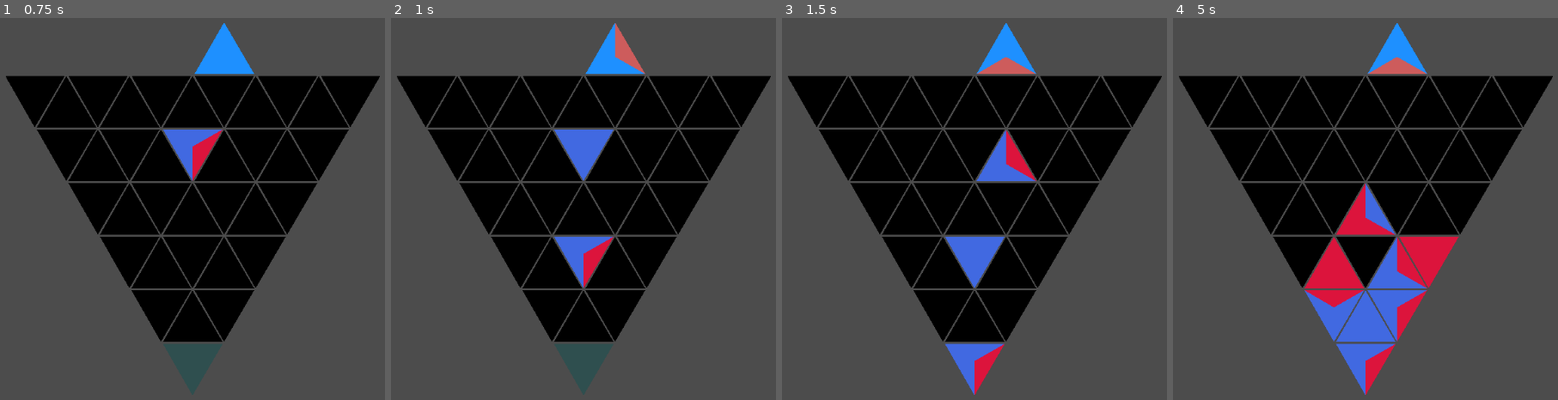
Above: before the commit, frames 1-4 (left to right).
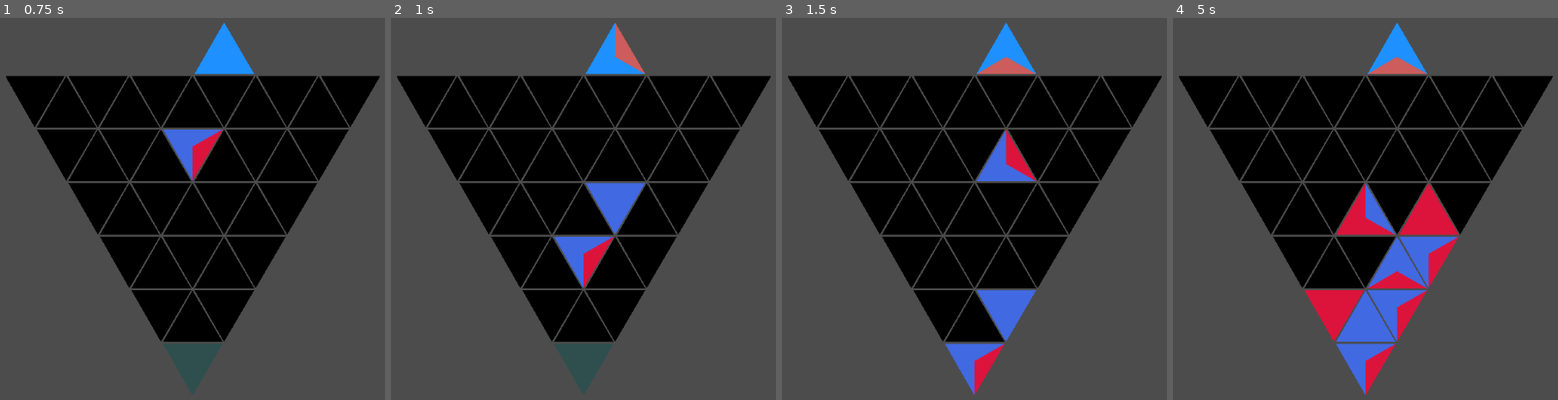
Above: after the commit, the same moments.

Repository: BoatsandJoes/tri-twist
Game: Godot game, scene res://scenes/Main.tscn
Same seed, same stepped clock (60 frames per second), same inputs: the game is played once before the commit and once after it.
Inputs (mouse positions are in pixels of both pictures, inside the frame that each line leads up to):
- Up to frame 1 (0.75 s): tap Enter (ui_accept) at 0.5 s; move the mouse to (161, 342) at 0.52 s; hold Right (ui_right) from 0.53 s (still down); click (161, 342) at 0.67 s
- Up to frame 2 (1 s): keep holding Right (ui_right); tap Enter (ui_accept) at 0.77 s
- Up to frame 3 (1.5 s): move the mouse to (912, 289) at 1.27 s; release Right (ui_right) at 1.28 s; hold Down (ui_down) from 1.28 s (still down); click (912, 289) at 1.42 s
- Up to frame 4 (5 s): tap Enter (ui_accept) at 1.52, 3.02, 3.77, 4.52 s; move the mouse to (1334, 342) at 2.02 s; release Down (ui_down) at 2.03 s; hold Right (ui_right) 2.03-2.78 s; click (1334, 342) at 2.17 s; move the mouse to (1369, 289) at 2.77 s; hold Up (ui_up) 2.78-3.53 s; click (1369, 289) at 2.92 s; move the mouse to (1273, 235) at 3.52 s; hold Left (ui_left) from 3.53 s (still down); click (1273, 235) at 3.67 s; move the mouse to (1303, 289) at 4.27 s; click (1303, 289) at 4.42 s

Frame 1 is identical in both runs. In frame 2, 2.1% of the frame differs, in the area x 42-67%, y 29-57%; in frame 3, 2.2%; in frame 4, 4.3%, in the area x 34-75%, y 43-85%.

Commit message:
Balancing pieces.

Diff:
--- a/scenes/GameGrid.gd
+++ b/scenes/GameGrid.gd
@@ -85,6 +85,12 @@
 func get_move(rowIndex: int, columnIndex: int, direction: int) -> Array:
 	var neighbor = get_neighbor(rowIndex, columnIndex, direction)
 	if neighbor != null && !neighbor.is_empty() && !neighbor.is_marked_for_clear():
+		if (direction == grid[0][0].Direction.LEFT || direction == grid[0][0].Direction.RIGHT):
+			# check to see if neighbor is balancing on a point
+			var neighborsNeighbor = get_neighbor(neighbor.rowIndex, neighbor.columnIndex, direction)
+			if neighborsNeighbor != null && neighborsNeighbor.is_empty():
+				# neighbor is balancing: leave it there
+				return []
 		# return move instructions
 		return [rowIndex, columnIndex, direction]
 	return []
Not shown, changed: README.md
